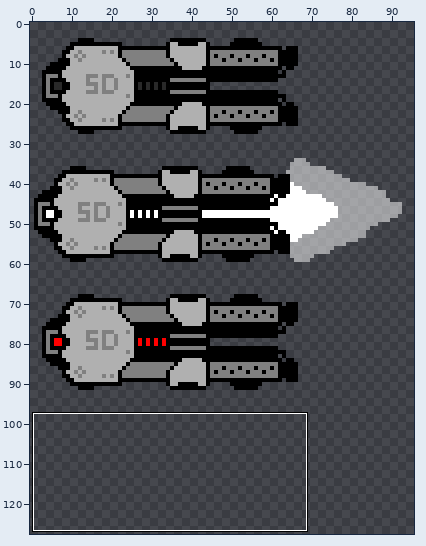
Sprite sheet, stored at game/assets/manual_turret.png. The picture above shows the old version from afar; the outline marks the close-up.
Close-up. First the earlier version:
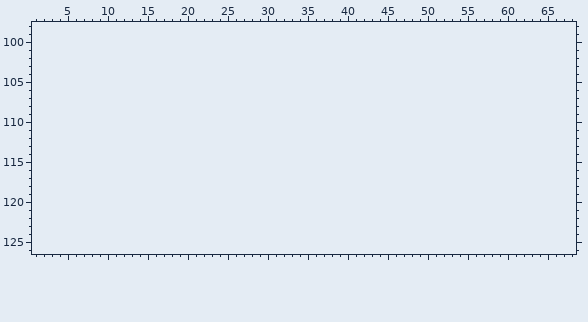
The file is 96x96 pixels. Shown: x 1..68, y 98..126. The old version is drawn lined up with the new one, on the new canvas. The commit also changed other parts of the picture, which this record leaves out.
Palette (. is transparent): 
After the commit:
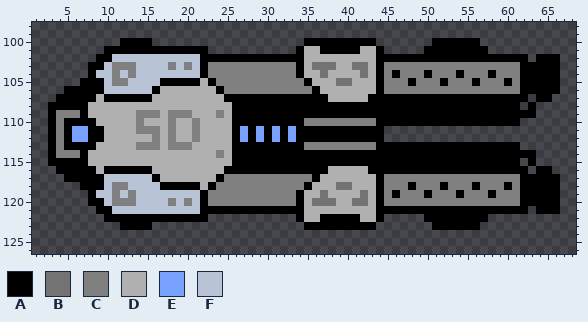
Colours new in this view: A #000000  B #737373  C #808080  D #b0b0b0  E #79a2ff  F #b8c3d6
The exact change:
canvas 96x96 -> 96x128
Changed rows in their new state; - is an unchanged pixel.
first column x 3:
100 ---------AAAA-------------------AAAAAAAAA-------AAAAAA----------
101 -------AAAAAAAAAAAAA-----------ADDAAAAADDA-----AAAAAAAA---------
102 ------AAFFFFFFFFFFFAAAAAAAAAAAAADDDDDDDDDAAAAAAAAAAAAAAAAAAA-AAA
103 -----AAFCCCFFFFCFCFACCCCCCCCCCCADBBBDDBBDACCCCCCCCCCCCCCCCCAAAAA
104 -----AFFCFCFFFFFFFFACCCCCCCCCCCADDBDDDDBDACACCCACCCACCCACCCAAAAA
105 ----AAAFCCFFFFAAAAADACCCCCCCCCCCADDDBBDDDACCCACCCACCCACCCACAAAAA
106 --AAAAAFFFFFFADDDDDDDACCCCCCCCCCCADDDDDDDACCCCCCCCCCCCCCCCCAAAAA
107 -AAAAADAAAAAADDDDDDDDDAAAAAAAAAAAAADDDDDAAAAAAAAAAAAAAAAAAAA-AA-
108 AAAAADDDDDDDDDDDDDDDDDDAAAAAAAAAAAAAAAAAAAAAAAAAAAAAAAAAAAA-A---
109 ACCCADDDDDDCCCDCCCDDDCDAAAAAAAAAAAAAAAAAAAAAAAAAAAAAAAAAAAAAA---
110 ACAAAADDDDDCDDDCDDCDDDDAAAAAAAAACCCCCCCCCAAAAAAAAAAAAAAAAAA-----
111 ACAEEAADDDDCCCDCDDCDDDDAEAEAEAEAAAAAAAAAAA----------------------
112 ACAEEAADDDDDDCDCDDCDDDDAEAEAEAEAAAAAAAAAAA----------------------
113 ACAAAADDDDDCCCDCCCDDDDDAAAAAAAAACCCCCCCCCAAAAAAAAAAAAAAAAAA-----
114 ACCCADDDDDDDDDDDDDDDDCDAAAAAAAAAAAAAAAAAAAAAAAAAAAAAAAAAAAAAA---
115 AAAAADDDDDDDDDDDDDDDDDDAAAAAAAAAAAAAAAAAAAAAAAAAAAAAAAAAAAA-A---
116 -AAAAADAAAAAADDDDDDDDDAAAAAAAAAAAAADDDDDAAAAAAAAAAAAAAAAAAAA-AA-
117 --AAAAAFFFFFFADDDDDDDACCCCCCCCCCCADDDDDDDACCCCCCCCCCCCCCCCCAAAAA
118 ----AAAFCCFFFFAAAAADACCCCCCCCCCCADDDBBDDDACCCACCCACCCACCCACAAAAA
119 -----AFFCFCFFFFFFFFACCCCCCCCCCCADDBDDDDBDACACCCACCCACCCACCCAAAAA
120 -----AAFCCCFFFFCFCFACCCCCCCCCCCADBBBDDBBDACCCCCCCCCCCCCCCCCAAAAA
121 ------AAFFFFFFFFFFFAAAAAAAAAAAAADDDDDDDDDAAAAAAAAAAAAAAAAAAA-AAA
122 -------AAAAAAAAAAAAA-----------ADDAAAAADDA-----AAAAAAAA---------
123 ---------AAAA-------------------AAAAAAAAA-------AAAAAA----------
